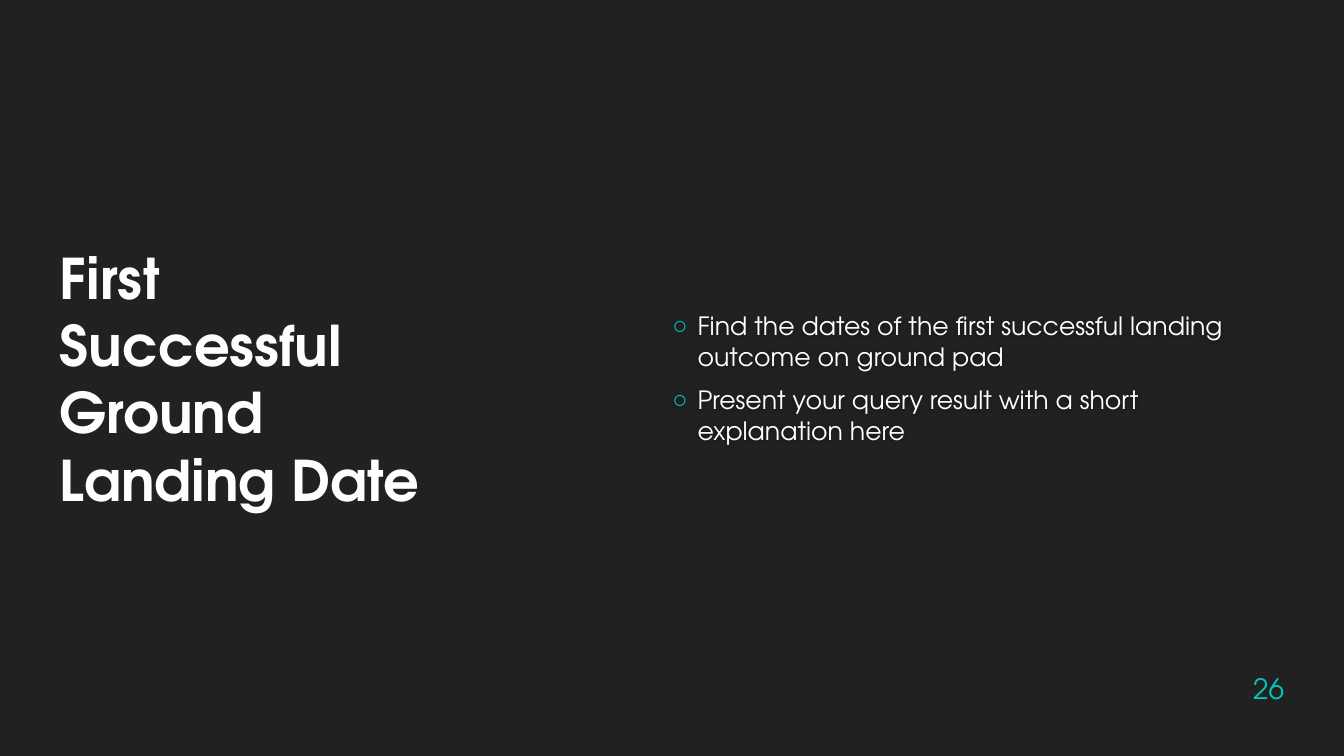
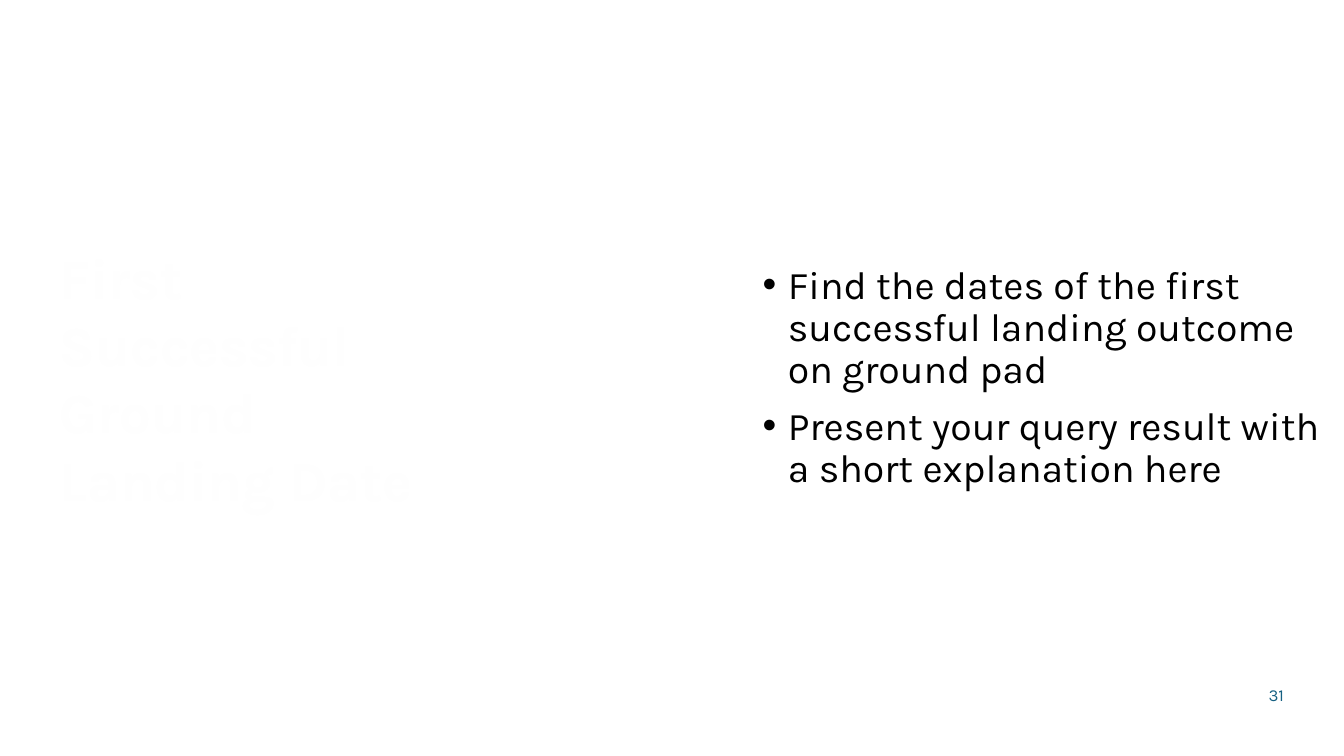
Before and after one commit to ObD-lance/data-science-capstone, a slide deck: slide 31 of LancePeterson-ds-capstone-slides.pptx (slide 26 before the commit). Drawn at 1344x756 pixels with LibreOffice and Linux fonts; fonts in the diff are those of the drawing; background and template pictures are left out. Boxes give left, top, right and bottom in pixels: in the first picture for what was removed or moved away, otherwise in the second. Text is boxed around its words. In the diff, an @@ line names an element or a change of style, - is before the commit and + after.

```diff
--- a/LancePeterson-ds-capstone-slides.pptx
+++ b/LancePeterson-ds-capstone-slides.pptx
@@ background #212121 to picture (left out) @@
@@ text "Find the dates of the ..." moved from (x1=698, y1=316, x2=1222, y2=445) to (x1=788, y1=272, x2=1319, y2=492) @@
@@ text "Find the dates of the ..." at (x1=788, y1=272, x2=1319, y2=492): size 18 to 28 pt, font TeX Gyre Adventor to Karla, text colour #FFFFFF to #000000; bullet ○ to •; line spacing 1 to 0.9 @@
@@ text "First Successful Ground Landing Date" at (x1=788, y1=314, x2=981, y2=393): font TeX Gyre Adventor to Karla @@
@@ page number at (x1=1269, y1=690, x2=1284, y2=701): text changed; size 20 to 12 pt; font TeX Gyre Adventor to Karla; text colour #00C6BB to #156082 @@
-26
+31
```
Also in this commit, not shown: 37 other slides changed, 8 slides added, 3 slides removed, 3 other files.
